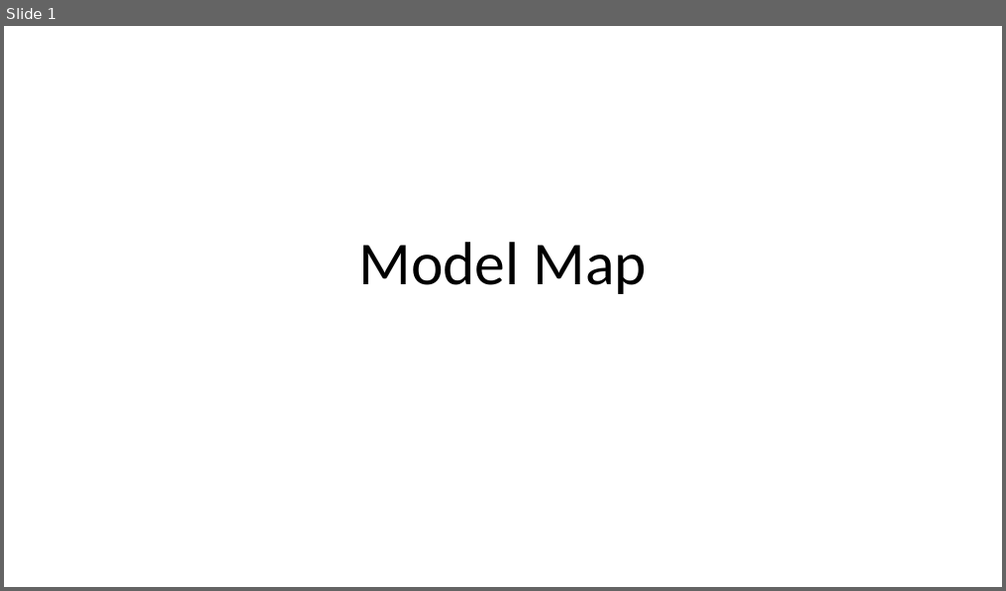
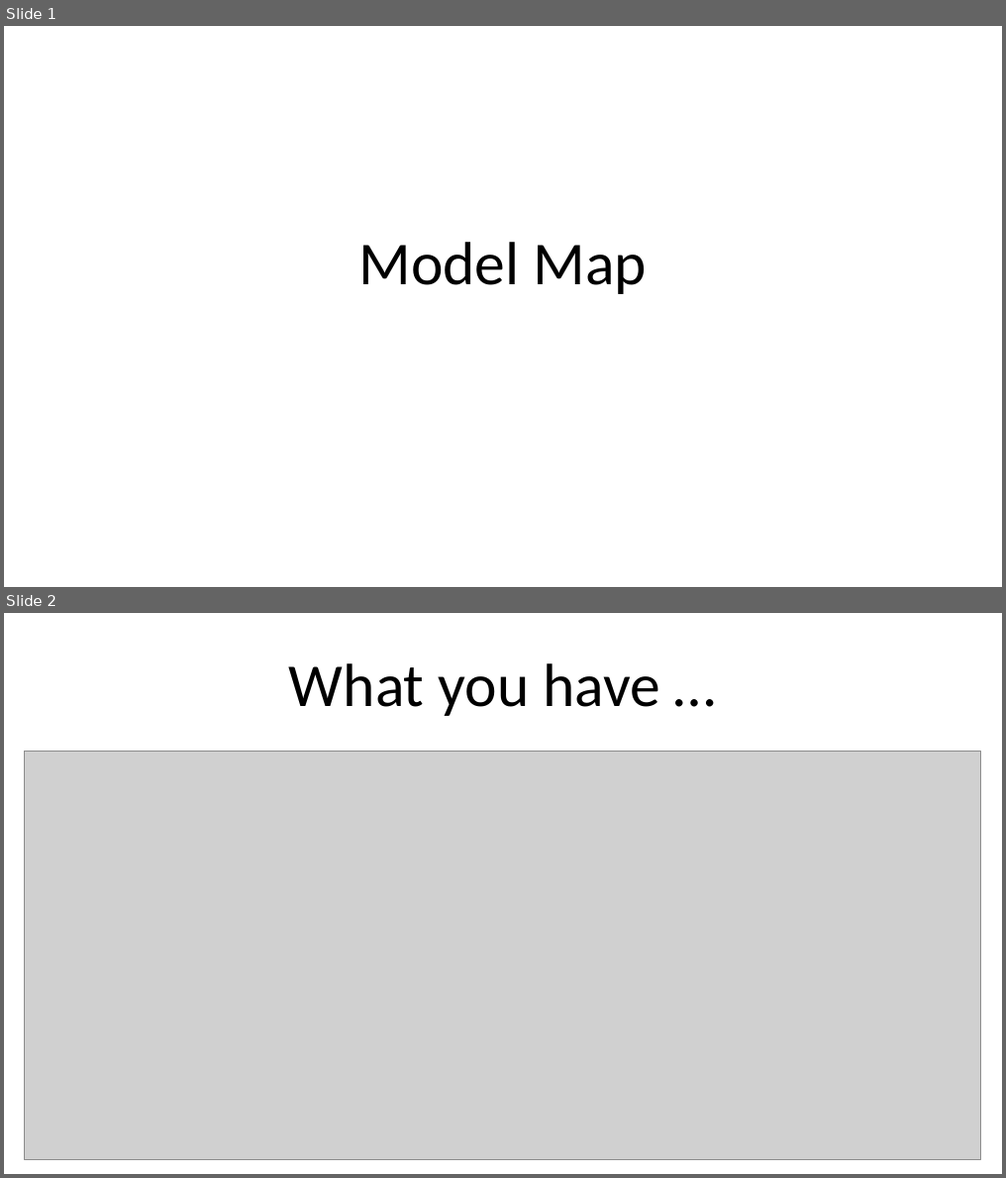
Before and after one commit to lesfurets/dOOv, a slide deck: doc/ppt/org_modelmap.pptx. Shown one above the other, each under a label of ours: slide 1 before the commit, slides 1 and 2 after it. The pictures are 1006x591 and 1006x1178 pixels, drawn with LibreOffice and Linux fonts; fonts in the diff are those of the drawing; grey boxes stand for pictures. Boxes give left, top, right and bottom in pixels: in the first picture for what was removed or moved away, otherwise in the second. Text is boxed around its words. In the diff, an @@ line names an element or a change of style, - is before the commit and + after.

```diff
--- a/doc/ppt/org_modelmap.pptx
+++ b/doc/ppt/org_modelmap.pptx
@@ slide 2 added at [4,613,1002,1174], background #FFFFFF @@
@@ title added at [289,663,660,716], 44 pt, text #000000 @@
+What you have …
@@ picture added at [25,752,981,1159] @@
```
Also in this commit, not shown: 5 other slides added, 7 other files.
